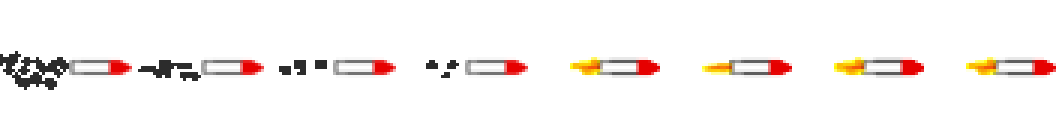
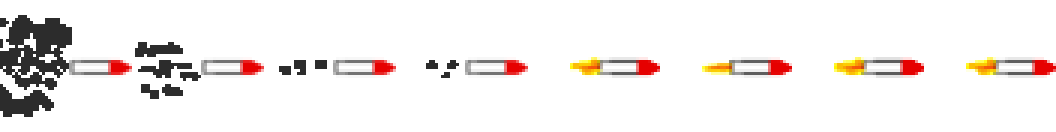
Comparing the layer stacks of the two w=1056, h=132 images. Changes:
painted on "missile2.png" over [0, 15, 183, 117]
